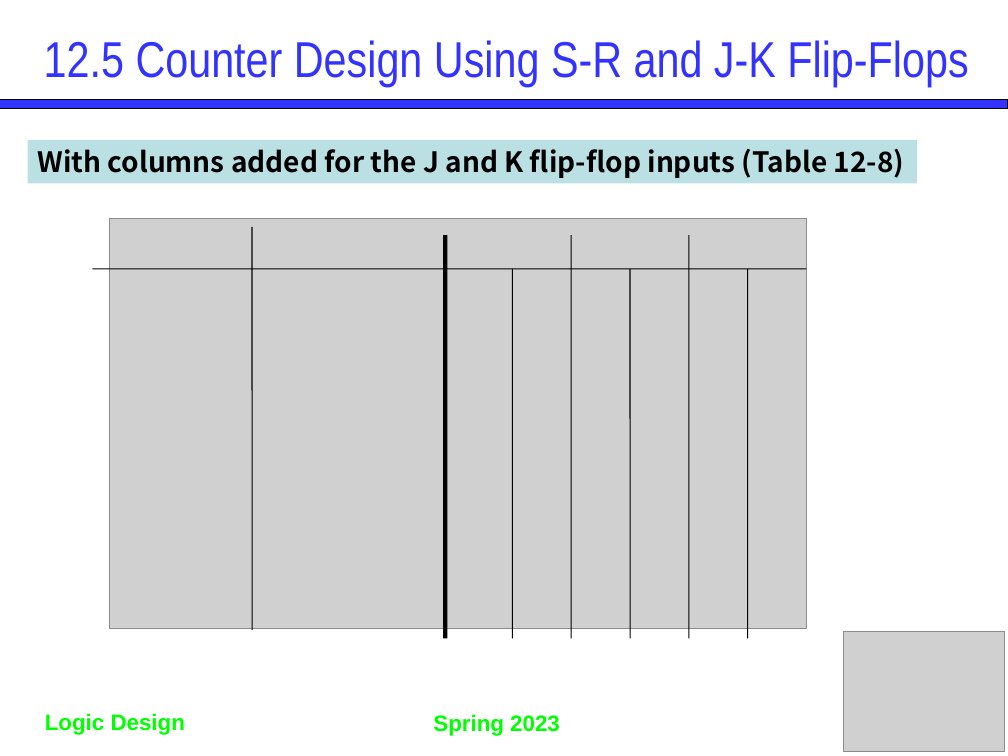
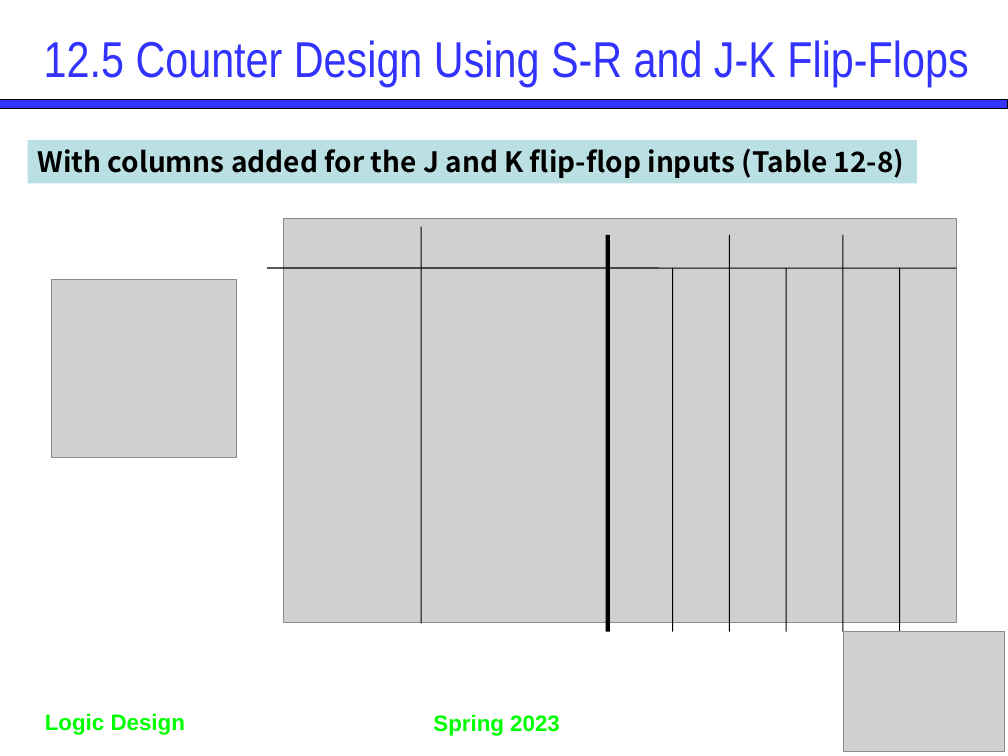
Before and after one commit to gdlee412/Logic-Circuits, a slide deck: slide 37 of 자료/Ch12. Registers_Counters.pptx. Drawn at 1008x756 pixels with LibreOffice and Linux fonts; fonts in the diff are those of the drawing; grey boxes stand for pictures. Boxes give left, top, right and bottom in pixels: in the first picture for what was removed or moved away, otherwise in the second. Text is boxed around its words. In the diff, an @@ line names an element or a change of style, - is before the commit and + after.

```diff
--- a/자료/Ch12. Registers_Counters.pptx
+++ b/자료/Ch12. Registers_Counters.pptx
@@ picture: place and size @@
-picture at (109, 219, 806, 629)
+picture at (283, 219, 957, 623)
@@ line moved from (252, 227) - (252, 630) to (421, 227) - (421, 624) @@
@@ line moved from (446, 235) - (446, 638) to (608, 235) - (608, 632) @@
@@ line moved from (572, 235) - (572, 638) to (730, 235) - (730, 632) @@
@@ line moved from (688, 235) - (688, 638) to (843, 235) - (843, 632) @@
@@ line moved from (93, 269) - (806, 269) to (267, 268) - (957, 268) @@
@@ line moved from (512, 269) - (512, 638) to (672, 268) - (672, 632) @@
@@ line moved from (630, 269) - (630, 638) to (786, 268) - (786, 632) @@
@@ line moved from (748, 269) - (748, 638) to (900, 268) - (900, 632) @@
@@ picture added at (51, 279, 237, 458) @@
```
Also in this commit, not shown: 5 other slides changed.
